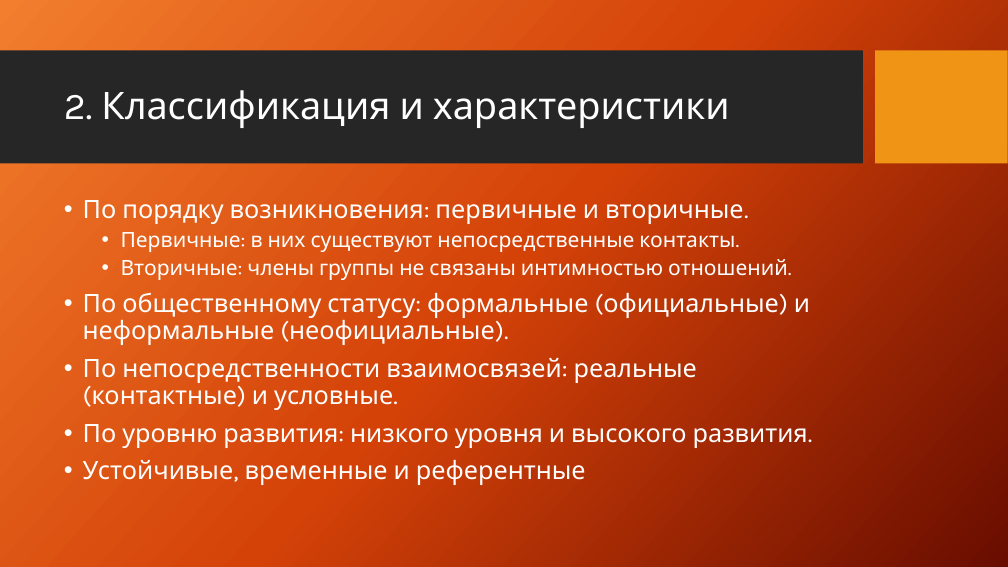
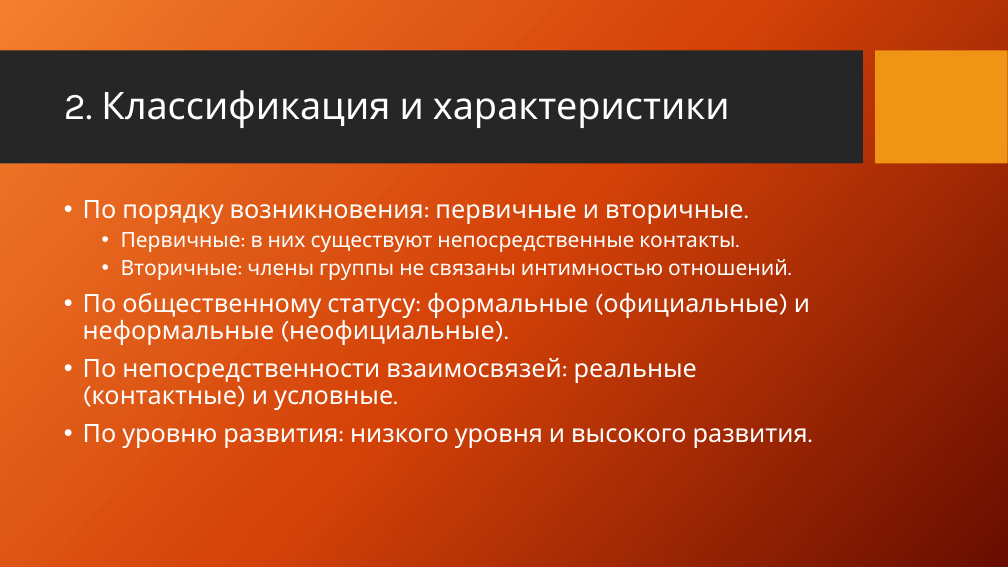
Before and after one commit to Idontlikeni/fourth_semestr, a slide deck: slide 3 of Psichology/Var27.pptx. Drawn at 1008x567 pixels with LibreOffice and Linux fonts; fonts in the diff are those of the drawing; background and template pictures are left out. Boxes give left, top, right and bottom in pixels: in the first picture for what was removed or moved away, otherwise in the second. Text is boxed around its words. In the diff, an @@ line names an element or a change of style, - is before the commit and + after.

```diff
--- a/Psichology/Var27.pptx
+++ b/Psichology/Var27.pptx
@@ text at [83, 460, 586, 485]: paragraph removed @@
-• Устойчивые, временные и референтные
```
Also in this commit, not shown: 1 other slide changed, 17 other files.
